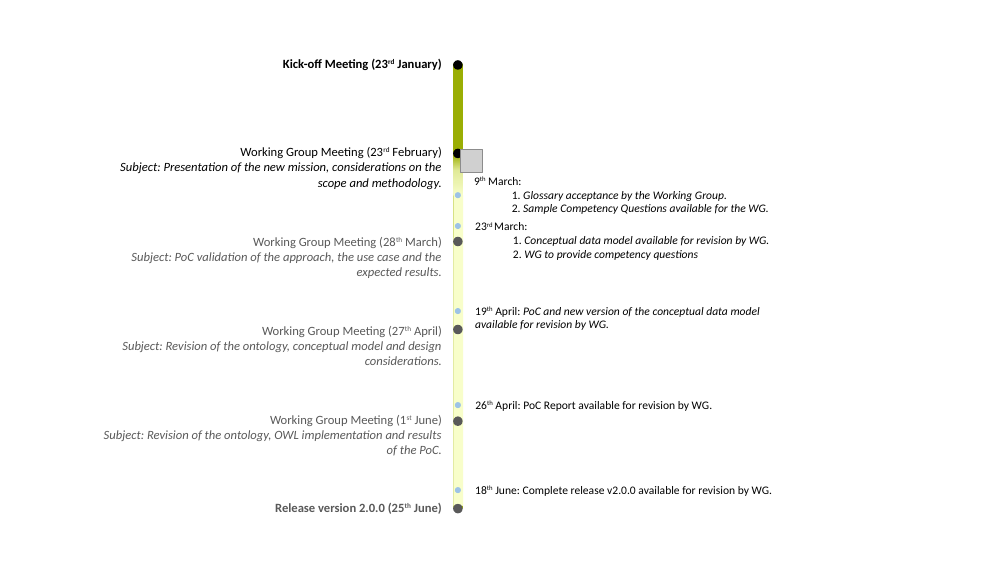
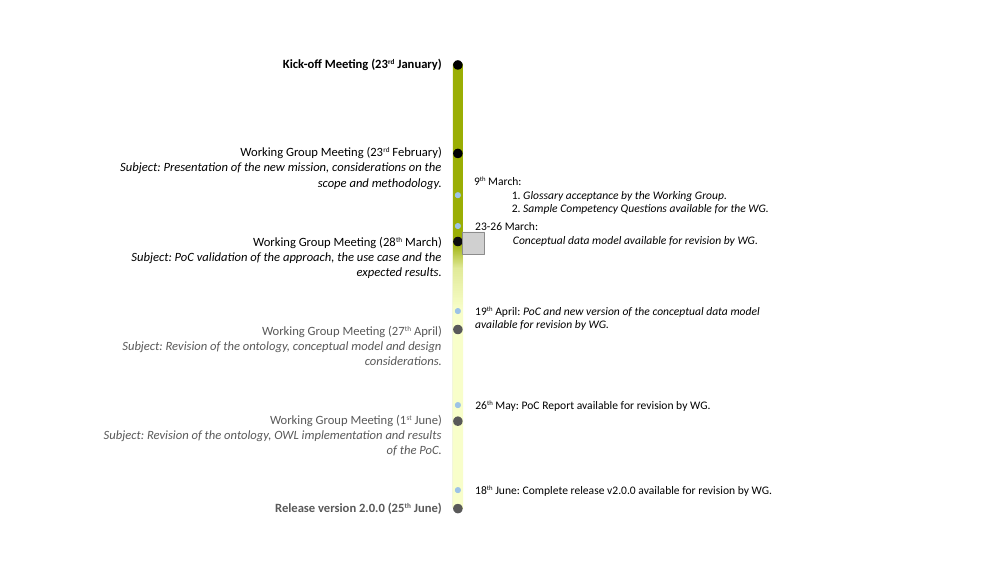
Before and after one commit to eProcurement-everis/ePO, a slide deck: slide 1 of 01_Resources/Timeline.pptx (slide 2 before the commit). Drawn at 1008x567 pixels with LibreOffice and Linux fonts; fonts in the diff are those of the drawing; grey boxes stand for pictures. Boxes give left, top, right and bottom in pixels: in the first picture for what was removed or moved away, otherwise in the second. Text is boxed around its words. In the diff, an @@ line names an element or a change of style, - is before the commit and + after.

```diff
--- a/01_Resources/Timeline.pptx
+++ b/01_Resources/Timeline.pptx
@@ text "Working Group Meeting (28th March)" at (131,237,442,278): text colour #595959 to #000000 @@
@@ ellipse at (453,237,463,247): fill #595959 to #0D0D0D @@
@@ picture: place and size @@
-picture at (461,150,483,172)
+picture at (462,232,485,255)
@@ text at (475,222,758,246): text changed @@
-23rd March:
-  1. Conceptual data model available for revision by WG.
-  2. WG to provide competency questions
+23-26 March:
+  Conceptual data model available for revision by WG.
@@ rounded rectangle: place and size @@
-rounded rectangle at (453,194,463,507)
+rounded rectangle at (453,240,463,508)
@@ rounded rectangle: place and size @@
-rounded rectangle at (454,155,464,197)
+rounded rectangle at (454,242,464,311)
@@ text at (495,401,711,411): text changed @@
-26th April: PoC Report available for revision by WG.
+26th May: PoC Report available for revision by WG.
```
Also in this commit, not shown: 1 slide removed, 1 other file.
